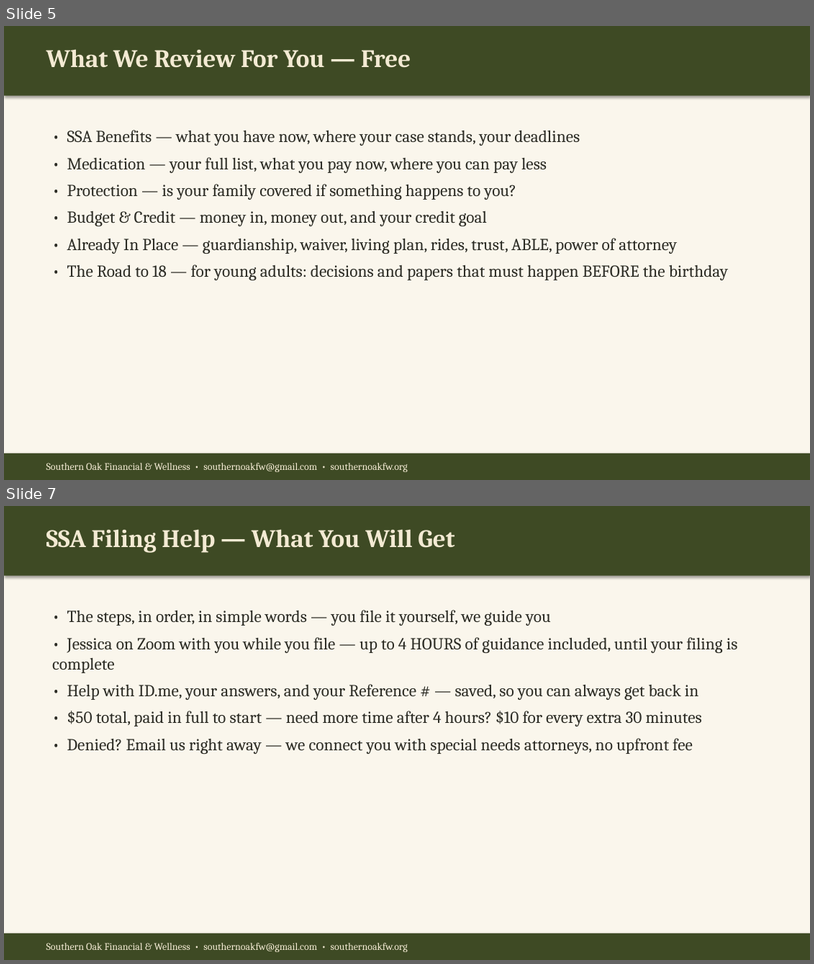
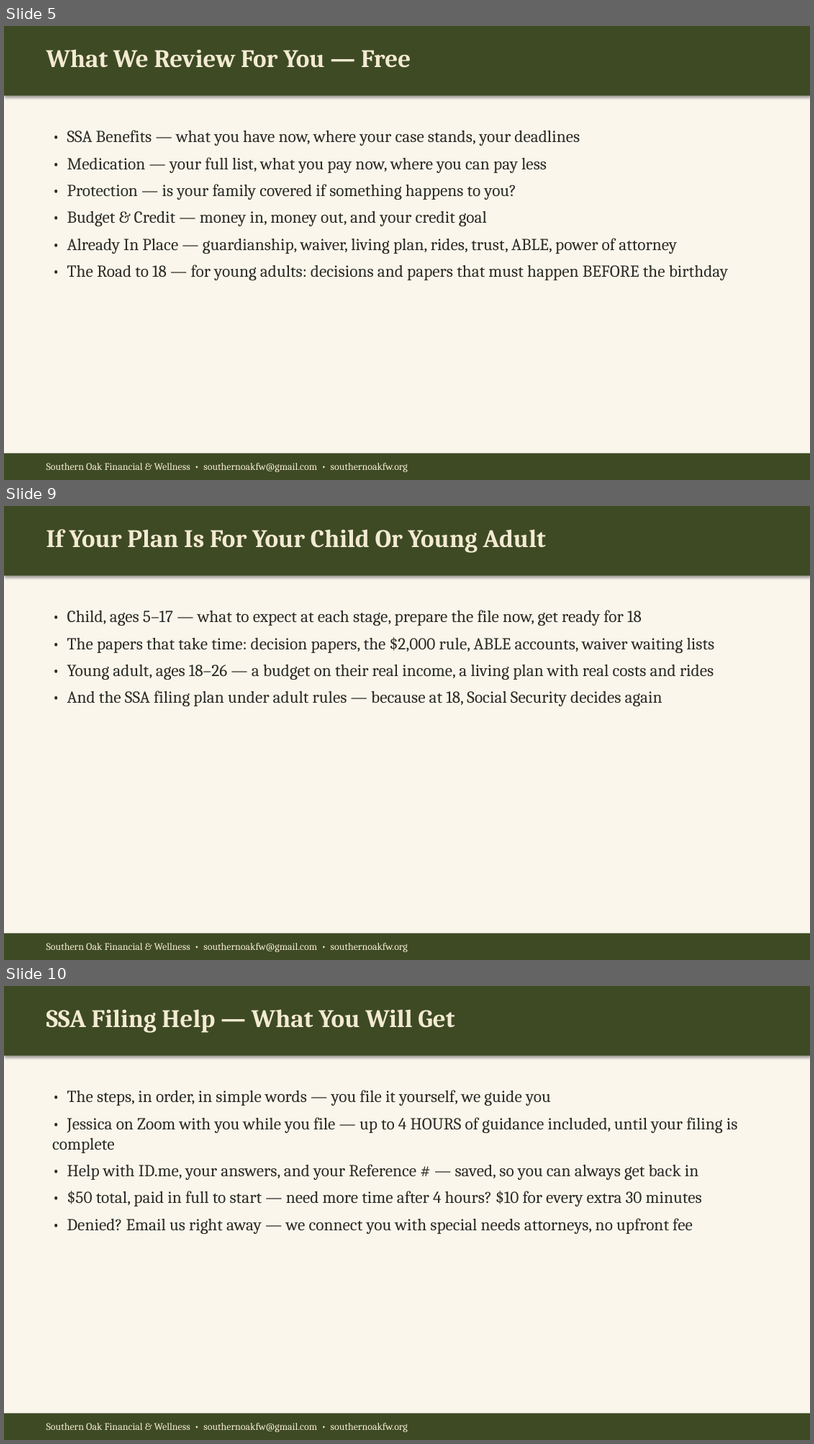
Before and after one commit to southernoakfw-ja/southernoakfw-ja.github.io, a slide deck: assets/Southern-Oak-What-We-Do.pptx. Shown one above the other, each under a label of ours: slides 5 and 7 before the commit, slides 5, 9 and 10 after it; the slides between them are not shown. The pictures are 814x964 and 814x1444 pixels, drawn with LibreOffice and Linux fonts; fonts in the diff are those of the drawing. Boxes give left, top, right and bottom in pixels: in the first picture for what was removed or moved away, otherwise in the second. Text is boxed around its words. In the diff, an @@ line names an element or a change of style, - is before the commit and + after.

Commit message:
What We Do deck — 15-minute version, one $399 package

```diff
--- a/assets/Southern-Oak-What-We-Do.pptx
+++ b/assets/Southern-Oak-What-We-Do.pptx
@@ slide 9 added at [4,506,810,960], background #FAF6EC @@
@@ rectangle added at [4,506,810,576], fill #3E4A24 @@
@@ text added at [46,529,546,553], 30 pt, text #F3EAD3, bold @@
+If Your Plan Is For Your Child Or Young Adult
@@ text added at [67,610,715,706], 20 pt, text #2B2B24 @@
+• Child, ages 5–17 — what to expect at each stage, prepare the file now, get ready for 18
+• The papers that take time: decision papers, the $2,000 rule, ABLE accounts, waiver waiting lists
+• Young adult, ages 18–26 — a budget on their real income, a living plan with real costs and rides
+• And the SSA filing plan under adult rules — because at 18, Social Security decides again
@@ rectangle added at [4,933,810,960], fill #3E4A24 @@
@@ text added at [46,942,408,952], 12 pt, text #F3EAD3 @@
+Southern Oak Financial & Wellness • southernoakfw@gmail.com • southernoakfw.org
@@ what was slide 7 is now slide 10 @@
```
Also in this commit, not shown: 4 slides changed, 3 other slides added.
